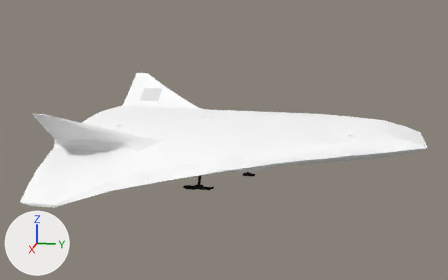
A saved change to the Blender file ships/wave/wave.blend.
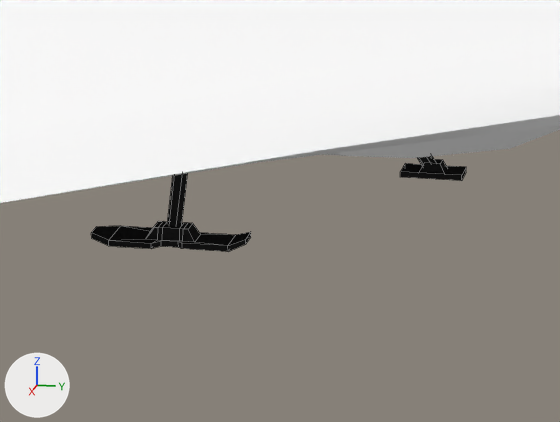
Old and new are each drawn whole from a 50 mm camera at (54.4, 8.3, 12.4) aimed at (0.6, -2.5, -1.0) and again close up on the part from 37% to 61% of the width and 51% to 80% of the height. Every picture has the same lights, and +X, +Y and +Z are marked at lower left. The close-ups show mesh edges as thin lines. The same objects are shown in both versions, whatever each file hides.

The older version as bpy lines, for what is in view:
```python
me_cube = bpy.data.meshes.new('Cube')
me_cube.from_pydata(...)  # 28 vertices, 18 faces; spans x -0.26..0.26, y -1.91..0.55, z 0.0..2.93
me_cube.materials.append(mat_landing_gear)  # black #242424
me_cube_002 = bpy.data.meshes.new('Cube.002')
me_cube_002.from_pydata(...)  # 56 vertices, 54 faces; spans x -0.4..0.4, y -1.37..1.28, z 0.0..0.3
me_cube_002.materials.append(mat_landing_gear)  # black #242424
me_cylinder_002 = bpy.data.meshes.new('Cylinder.002')
me_cylinder_002.from_pydata(...)  # 12 vertices, 6 faces; spans x -0.11..0.11, y -0.12..0.12, z 0.0..2.51
me_cylinder_002.materials.append(mat_landing_gear)  # black #242424
me_wave_hull = bpy.data.meshes.new('wave-hull')
me_wave_hull.from_pydata(...)  # 6213 vertices, 9066 faces; spans x -14.8..14.8, y -15.0..15.0, z -3.1..3.1
me_wave_hull.polygons.foreach_set('use_smooth', [True] * 9066)
me_wave_hull.materials.append(mat_wave)  # white #ffffff
ob_foot_f = bpy.data.objects.new('foot.F', me_cube)
ob_foot_f.parent = ob_leg_base_f
ob_foot_f.location = (0.0, 1.0, -1.644)
ob_foot_r = bpy.data.objects.new('foot.R', me_cube_002)
ob_foot_r.parent = ob_leg_base_r
ob_foot_r.location = (0.963, 0.0, -1.644)
ob_leg_r = bpy.data.objects.new('leg.R', me_cylinder_002)
ob_leg_r.parent = ob_leg_base_r
ob_leg_r.location = (0.969, 0.0, -1.551)
ob_leg_r.rotation_euler = (0.0, -0.524, 0.0)  # degrees (0, -30, 0)
ob_wave_hull = bpy.data.objects.new('wave-hull', me_wave_hull)
ob_wave_hull.location = (0.0, 0.0, 0.0)
```
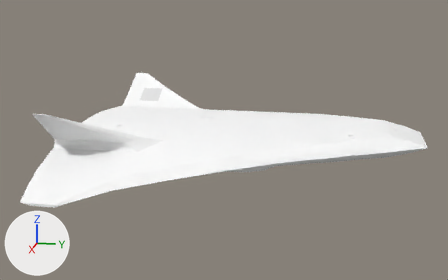
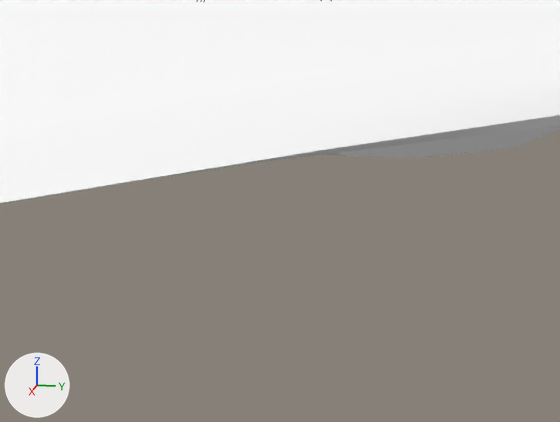
Pixel boxes (x1, y1, x2, y2) of what changed, in the close-ups (560 x 422 px):
'foot.R', moved, turned (not visible afterwards)
    before: (91, 221, 251, 252)
'foot.F', moved (not visible afterwards)
    before: (400, 156, 466, 181)
'leg.R', moved (not visible afterwards)
    before: (167, 173, 188, 226)

Edits to the bpy script that builds the scene:
```text
Change ob_foot_r:
    ob_foot_r.location: (0.963, 0.0, -1.644) -> (-0.1, 0.0, 0.3)
    ob_foot_r.rotation_euler: (0.0, 0.0, 0.0) -> (0.0, -0.524, 0.0)  # degrees (0, 0, 0) -> degrees (0, -30, 0)
Change ob_leg_r:
    ob_leg_r.location: (0.969, 0.0, -1.551) -> (-0.15, 0.0, 0.387)
Change ob_foot_f:
    ob_foot_f.location: (0.0, 1.0, -1.644) -> (0.0, 0.0, 0.0)
```
